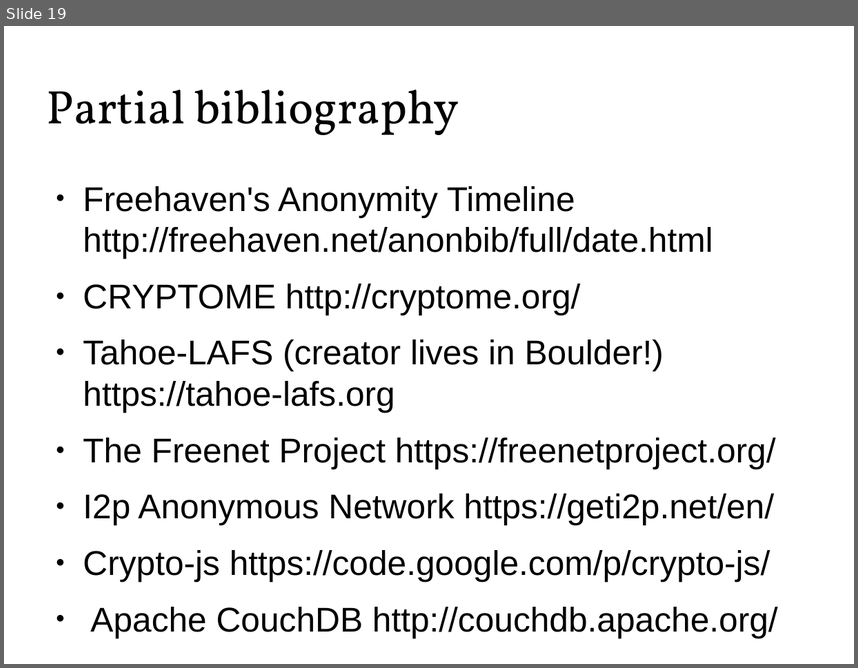
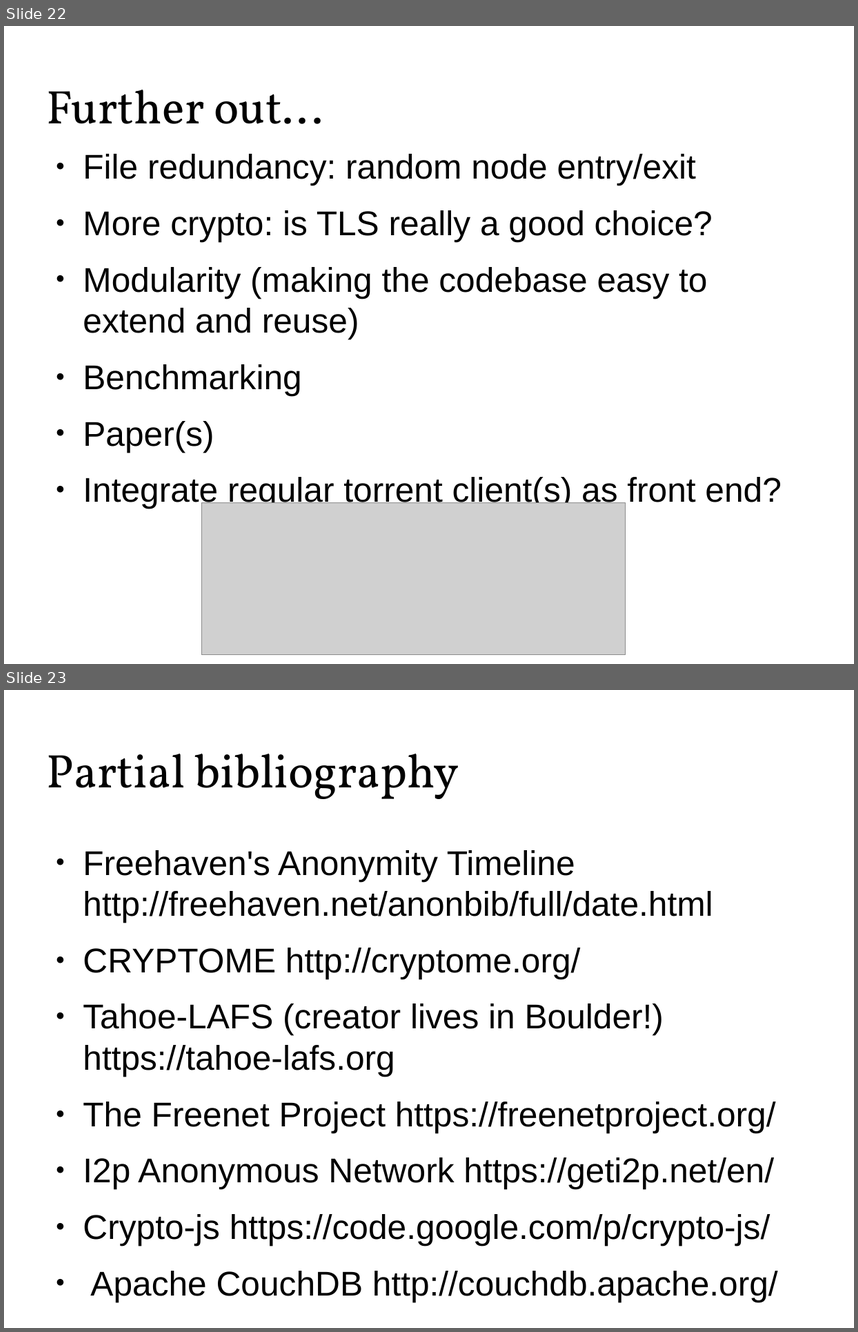
Before and after one commit to Zandrr/phonebook.js, a slide deck: documentation/ecen5013_presentation.odp. Shown one above the other, each under a label of ours: slide 19 before the commit, slides 22 and 23 after it. The pictures are 858x668 and 858x1332 pixels, drawn with LibreOffice and Linux fonts; fonts in the diff are those of the drawing; grey boxes stand for pictures. Boxes give left, top, right and bottom in pixels: in the first picture for what was removed or moved away, otherwise in the second. Text is boxed around its words. In the diff, an @@ line names an element or a change of style, - is before the commit and + after.

```diff
--- a/documentation/ecen5013_presentation.odp
+++ b/documentation/ecen5013_presentation.odp
@@ slide 22 added at (x1=4, y1=26, x2=854, y2=664), background #FFFFFF @@
@@ title added at (x1=47, y1=89, x2=323, y2=124), 44 pt, text #000000 @@
+Further out...
@@ text added at (x1=83, y1=154, x2=781, y2=508), 32 pt, text #000000 @@
+● File redundancy: random node entry/exit
+● More crypto: is TLS really a good choice?
+● Modularity (making the codebase easy to extend and reuse)
+● Benchmarking
+● Paper(s)
+● Integrate regular torrent client(s) as front end?
@@ picture added at (x1=201, y1=503, x2=626, y2=655) @@
@@ what was slide 19 is now slide 23 @@
```
Also in this commit, not shown: 11 slides changed, 8 other slides added, 5 slides removed.
